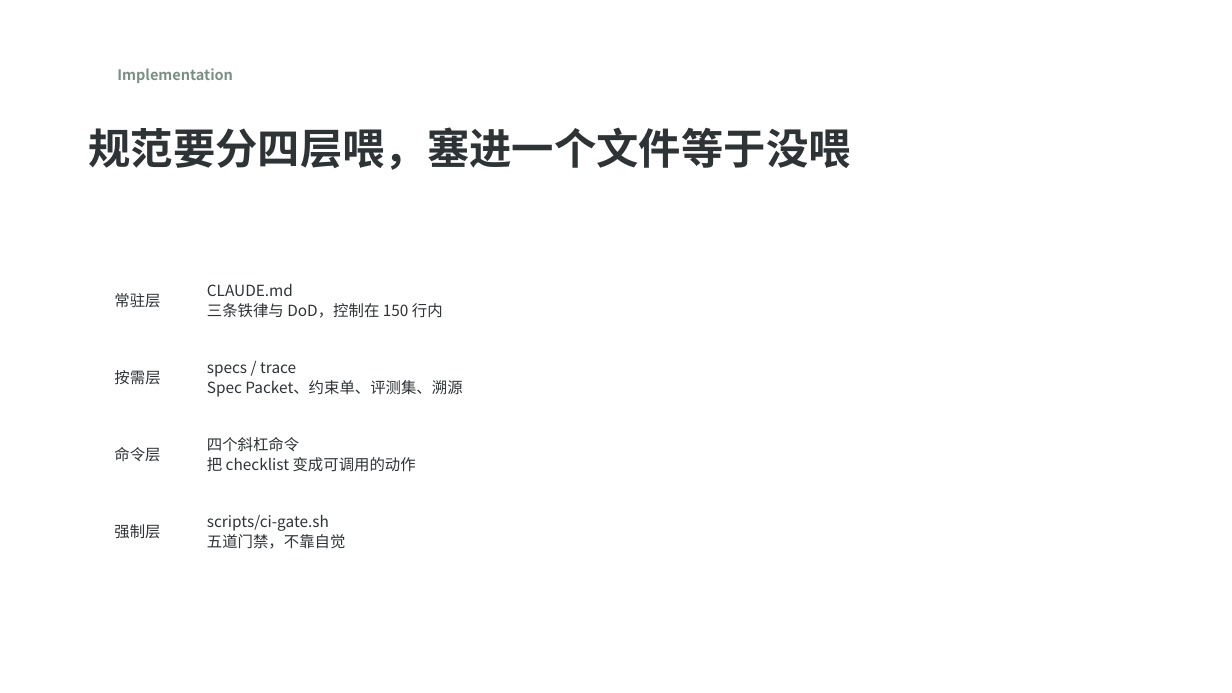
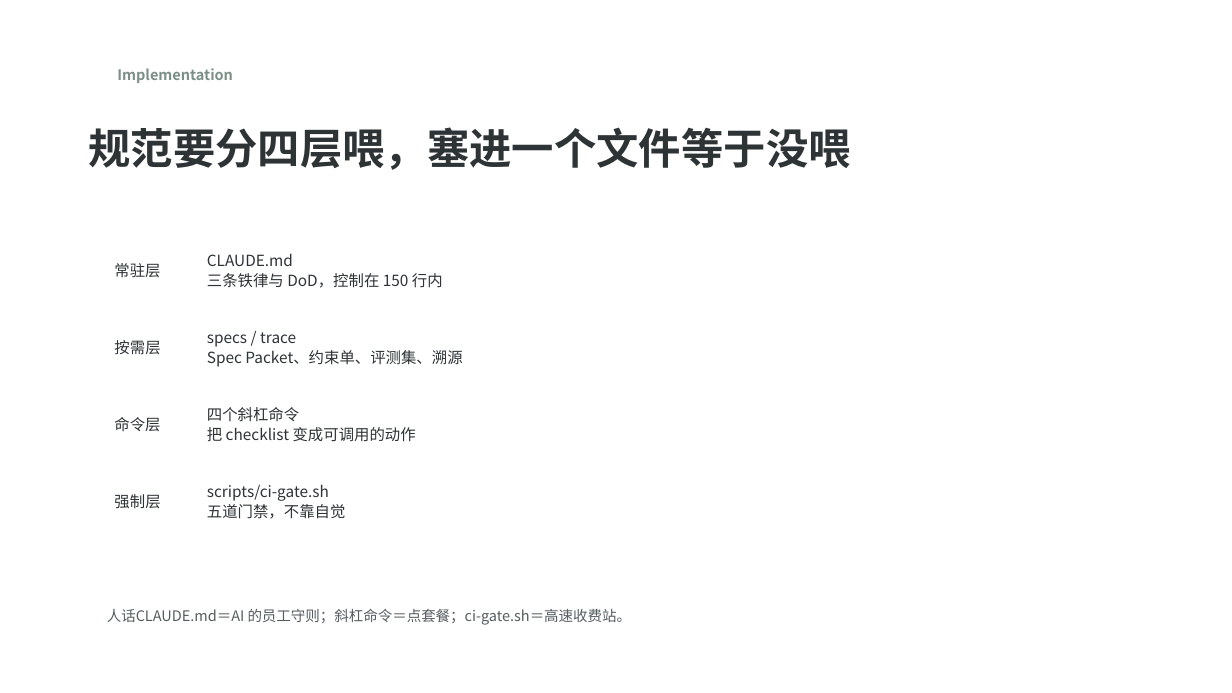
Before and after one commit to aoyousky/ai_project_platform, a slide deck: slide 20 of training/deck/deck.pptx (slide 19 before the commit). Drawn at 1232x693 pixels with LibreOffice and Linux fonts; fonts in the diff are those of the drawing; background and template pictures are left out. Boxes give left, top, right and bottom in pixels: in the first picture for what was removed or moved away, otherwise in the second. Text is boxed around its words. In the diff, an @@ line names an element or a change of style, - is before the commit and + after.

```diff
--- a/training/deck/deck.pptx
+++ b/training/deck/deck.pptx
@@ 12 texts: place and size @@
-12 texts at bbox=[114, 283, 462, 549]
+12 texts at bbox=[114, 253, 462, 519]
@@ text added at bbox=[107, 609, 632, 625], 11.2 pt, text #565D61 @@
+人话CLAUDE.md＝AI 的员工守则；斜杠命令＝点套餐；ci-gate.sh＝高速收费站。
```
Also in this commit, not shown: 12 other slides changed, 1 slide added, 15 other files.
